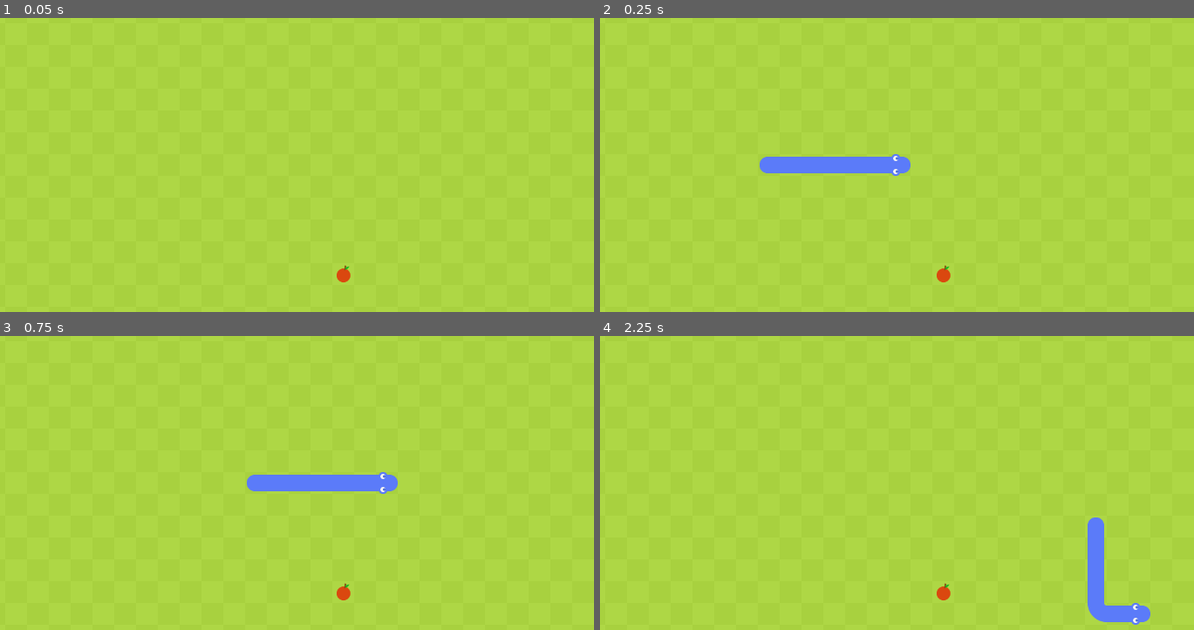
Above: before the commit, frames 1-4 (two rows, left to right).
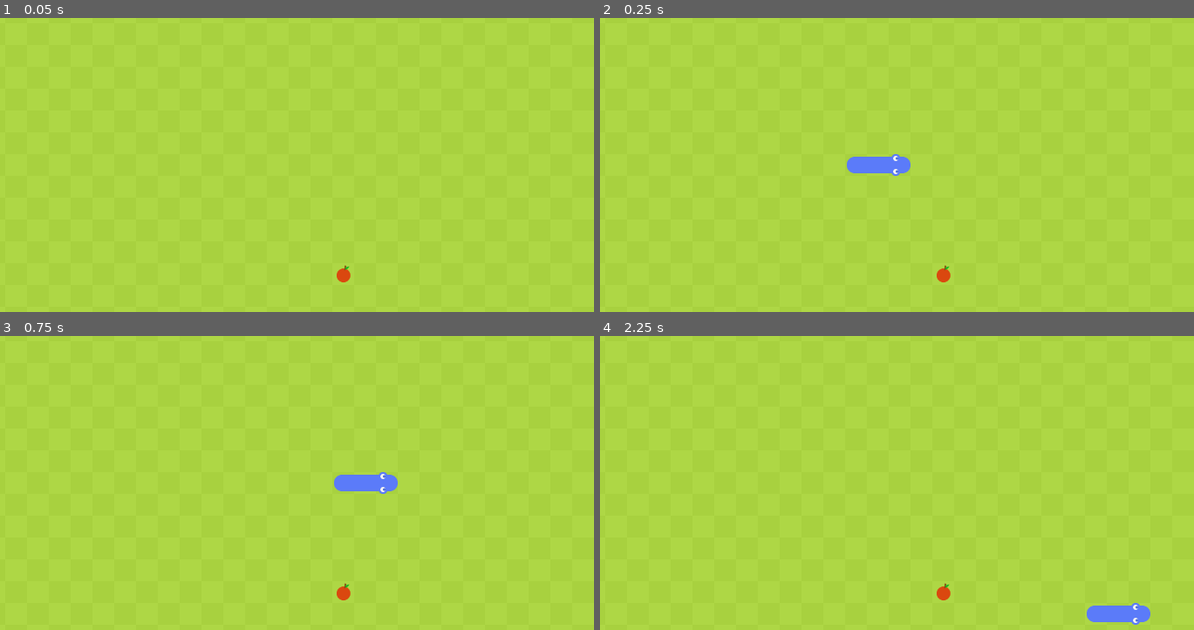
Above: after the commit, the same moments.

Repository: Martin4ndersen/Snake
Game: Godot game, scene res://game.tscn
Same seed, same stepped clock (60 frames per second), same inputs: the game is played once before the commit and once after it.
Inputs:
- Up to frame 1 (0.05 s): no input
- Up to frame 2 (0.25 s): no input
- Up to frame 3 (0.75 s): hold Right (ui_right) from 0.53 s (still down)
- Up to frame 4 (2.25 s): release Right (ui_right) at 1.28 s; hold Down (ui_down) 1.28-2.03 s; hold Right (ui_right) from 2.03 s (still down)

Frame 1 is identical in both runs. In frame 2, 0.8% of the frame differs, in the area x 26-43%, y 47-53%; in frame 3, 0.8%; in frame 4, 0.9%, in the area x 81-86%, y 61-98%.

Commit message:
feat: grow snake when eating fruit
- Grow snake when eating fruit.
- Adjust the initial size of the snake to 3 as it now grows.
- Rename snake "parts" to "segments".
- Use Vector2i instead of Vector2 as floating-point precision isn't
  needed.
- Update screen shot.

Diff:
--- a/game.gd
+++ b/game.gd
@@ -31,6 +31,7 @@
 		if not is_fruit_eaten and snake.get_head_position() == fruit.coords:
 			is_fruit_eaten = true
 			fruit.queue_free()
+			snake.grow()
 
 			# Add new fruit after a delay.
 			await get_tree().create_timer(1.0).timeout
--- a/snake.gd
+++ b/snake.gd
@@ -1,13 +1,13 @@
 extends Node2D
 
-var move_delay = 0.1
-var move_timer = 0.0
+var move_delay: float = 0.1
+var move_timer: float = 0.0
 var tile_map_layer : TileMapLayer
-var direction : Vector2
-var snake: Array[Vector2]
-var snake_directions
+var direction : Vector2i
+var snake_segments: Array[Vector2i]
+var snake_directions: Array[Vector2i]
 var sprite_size : float = 40.0  # Size of the sprite in pixels
-var window_size : Vector2
+var window_size : Vector2i
 
 # Constructor for the snake object. It initializes the snake by passing a reference to the grid node
 # and calls the `reset` function to set up the initial state of the snake.
@@ -25,48 +25,56 @@
 # The snake can only move in a direction that is not opposite to its current direction,
 # preventing it from reversing into itself.
 func handle_input():
-	if Input.is_action_pressed("ui_up") and direction != Vector2.DOWN:
-		direction = Vector2.UP
-	elif Input.is_action_pressed("ui_down") and direction != Vector2.UP:
-		direction = Vector2.DOWN
-	elif Input.is_action_pressed("ui_left") and direction != Vector2.RIGHT:
-		direction = Vector2.LEFT
-	elif Input.is_action_pressed("ui_right") and direction != Vector2.LEFT:
-		direction = Vector2.RIGHT
+	if Input.is_action_pressed("ui_up") and direction != Vector2i.DOWN:
+		direction = Vector2i.UP
+	elif Input.is_action_pressed("ui_down") and direction != Vector2i.UP:
+		direction = Vector2i.DOWN
+	elif Input.is_action_pressed("ui_left") and direction != Vector2i.RIGHT:
+		direction = Vector2i.LEFT
+	elif Input.is_action_pressed("ui_right") and direction != Vector2i.LEFT:
+		direction = Vector2i.RIGHT
 
 # Moves the snake's body and head, and checks for collisions with edges or itself.
-# The snake's body parts follow the movement of the part ahead of them, while the head moves in the current direction.
+# The snake's body segments follow the movement of the segment ahead of them, while the head moves in the current direction.
 # If a collision with the window edges or the snake's own body occurs, the snake is reset.
 func move():
 	# Move the snake's body
-	for i in range(snake.size() - 1, 0, -1):
-		snake[i] = snake[i - 1]
+	for i in range(snake_segments.size() - 1, 0, -1):
+		snake_segments[i] = snake_segments[i - 1]
 		snake_directions[i] = snake_directions[i - 1]
 
 	# Move the snake's head in the current direction
-	snake[0] += direction
+	snake_segments[0] += direction
 	snake_directions[0] = direction
 
 	if is_collision_with_edges() or is_collision_with_self():
 		reset()
 
 func get_head_position() -> Vector2i:
-	return snake[0]
+	return snake_segments[0]
+
+# Grows the snake by adding a new segment at the end.
+func grow() -> void:
+	var last_segment = snake_segments[snake_segments.size() - 1]
+	var last_direction = snake_directions[snake_directions.size() - 1]
+	# Add a new segment in the opposite direction of the last one
+	snake_segments.append(last_segment - last_direction)
+	snake_directions.append(last_direction)
 
 func reset():
-	direction = Vector2.RIGHT
-	snake = [Vector2(16, 7), Vector2(15, 7), Vector2(14, 7), Vector2(13, 7), Vector2(12, 7), Vector2(11, 7), Vector2(10, 7)]
-	snake_directions = [Vector2.RIGHT, Vector2.RIGHT, Vector2.RIGHT, Vector2.RIGHT, Vector2.RIGHT, Vector2.RIGHT, Vector2.RIGHT]  # Track directions for each part
+	direction = Vector2i.RIGHT
+	snake_segments = [Vector2i(16, 7), Vector2i(15, 7), Vector2i(14, 7)]
+	snake_directions = [Vector2i.RIGHT, Vector2i.RIGHT, Vector2i.RIGHT]  # Track directions for each segment
 
-# Checks if the snake's head collides with any part of its own body.
-# This function iterates through all parts of the snake's body (excluding the head)
-# and checks if the head occupies the same position as any of the body parts.
+# Checks if the snake's head collides with any segment of its own body.
+# This function iterates through all segments of the snake's body (excluding the head)
+# and checks if the head occupies the same position as any of the body segments.
 # If a collision is detected, it returns `true`. Otherwise, it returns `false`.
 func is_collision_with_self():
-	var head = snake[0]
+	var head = snake_segments[0]
 
-	for i in range(1, snake.size()):
-		if head == snake[i]:
+	for i in range(1, snake_segments.size()):
+		if head == snake_segments[i]:
 			return true
 
 	return false
@@ -75,7 +83,7 @@
 # The function checks whether the head's x or y position goes outside the window's boundaries.
 # If the head crosses the boundaries, it returns `true`. Otherwise, it returns `false`.
 func is_collision_with_edges():
-	var head = snake[0]
+	var head = snake_segments[0]
 
 	if head.x < 0 or head.x > window_size.x / sprite_size - 1:
 		return true
@@ -85,59 +93,59 @@
 
 	return false
 
-# Draws the snake on the grid using atlas coordinates for different parts of the snake (head, body, and tail).
-# Each part of the snake is drawn according to its position and direction, and different atlas coordinates are used
-# to represent the head, tail, and body based on their direction and the connection between parts.
+# Draws the snake on the grid using atlas coordinates for different segments of the snake (head, body, and tail).
+# Each segment of the snake is drawn according to its position and direction, and different atlas coordinates are used
+# to represent the head, tail, and body based on their direction and the connection between segments.
 func draw():
 	var atlas_coords: Vector2i
 
-	for i in range(snake.size()):
-		var part = snake[i]
-		var part_direction = snake_directions[i]
-		var previous_part_direction = snake_directions[i - 1]
+	for i in range(snake_segments.size()):
+		var segment = snake_segments[i]
+		var segment_direction = snake_directions[i]
+		var previous_segment_direction = snake_directions[i - 1]
 
 		if i == 0: # head
-			if part_direction == Vector2.UP:
+			if segment_direction == Vector2i.UP:
 				atlas_coords = Vector2i(3, 2)
-			elif part_direction == Vector2.DOWN:
+			elif segment_direction == Vector2i.DOWN:
 				atlas_coords = Vector2i(0, 2)
-			elif part_direction == Vector2.LEFT:
+			elif segment_direction == Vector2i.LEFT:
 				atlas_coords = Vector2i(1, 2)
-			elif part_direction == Vector2.RIGHT:
+			elif segment_direction == Vector2i.RIGHT:
 				atlas_coords = Vector2i(2, 2)
-		elif i == snake.size() - 1: # tail
-			if previous_part_direction == Vector2.RIGHT:
+		elif i == snake_segments.size() - 1: # tail
+			if previous_segment_direction == Vector2i.RIGHT:
 				atlas_coords = Vector2i(1, 3)
-			elif previous_part_direction == Vector2.LEFT:
+			elif previous_segment_direction == Vector2i.LEFT:
 				atlas_coords = Vector2i(2, 3)
-			elif previous_part_direction == Vector2.UP:
+			elif previous_segment_direction == Vector2i.UP:
 				atlas_coords = Vector2i(0, 3)
-			elif previous_part_direction == Vector2.DOWN:
+			elif previous_segment_direction == Vector2i.DOWN:
 				atlas_coords = Vector2i(3, 3)
 		else: # body
-			if previous_part_direction == Vector2.UP and part_direction == Vector2.RIGHT:
+			if previous_segment_direction == Vector2i.UP and segment_direction == Vector2i.RIGHT:
 				atlas_coords = Vector2i(3, 1)
-			elif previous_part_direction == Vector2.UP and part_direction == Vector2.LEFT:
+			elif previous_segment_direction == Vector2i.UP and segment_direction == Vector2i.LEFT:
 				atlas_coords = Vector2i(4, 1)
-			elif previous_part_direction == Vector2.DOWN and part_direction == Vector2.RIGHT:
+			elif previous_segment_direction == Vector2i.DOWN and segment_direction == Vector2i.RIGHT:
 				atlas_coords = Vector2i(0, 1)
-			elif previous_part_direction == Vector2.DOWN and part_direction == Vector2.LEFT:
+			elif previous_segment_direction == Vector2i.DOWN and segment_direction == Vector2i.LEFT:
 				atlas_coords = Vector2i(1, 1)
-			elif previous_part_direction == Vector2.RIGHT and part_direction == Vector2.DOWN:
+			elif previous_segment_direction == Vector2i.RIGHT and segment_direction == Vector2i.DOWN:
 				atlas_coords = Vector2i(4, 1)
-			elif previous_part_direction == Vector2.RIGHT and part_direction == Vector2.UP:
+			elif previous_segment_direction == Vector2i.RIGHT and segment_direction == Vector2i.UP:
 				atlas_coords = Vector2i(1, 1)
-			elif previous_part_direction == Vector2.LEFT and part_direction == Vector2.DOWN:
+			elif previous_segment_direction == Vector2i.LEFT and segment_direction == Vector2i.DOWN:
 				atlas_coords = Vector2i(3, 1)
-			elif previous_part_direction == Vector2.LEFT and part_direction == Vector2.UP:
+			elif previous_segment_direction == Vector2i.LEFT and segment_direction == Vector2i.UP:
 				atlas_coords = Vector2i(0, 1)
-			elif previous_part_direction == Vector2.UP and part_direction == Vector2.UP:
+			elif previous_segment_direction == Vector2i.UP and segment_direction == Vector2i.UP:
 				atlas_coords = Vector2i(5, 1)
-			elif previous_part_direction == Vector2.DOWN and part_direction == Vector2.DOWN:
+			elif previous_segment_direction == Vector2i.DOWN and segment_direction == Vector2i.DOWN:
 				atlas_coords = Vector2i(5, 1)
-			elif previous_part_direction == Vector2.LEFT and part_direction == Vector2.LEFT:
+			elif previous_segment_direction == Vector2i.LEFT and segment_direction == Vector2i.LEFT:
 				atlas_coords = Vector2i(2, 1)
-			elif previous_part_direction == Vector2.RIGHT and part_direction == Vector2.RIGHT:
+			elif previous_segment_direction == Vector2i.RIGHT and segment_direction == Vector2i.RIGHT:
 				atlas_coords = Vector2i(2, 1)
 
-		tile_map_layer.set_cell(Vector2i(part.x, part.y), 0, atlas_coords)
+		tile_map_layer.set_cell(Vector2i(segment.x, segment.y), 0, atlas_coords)
Binary file changed: screenshot.png
